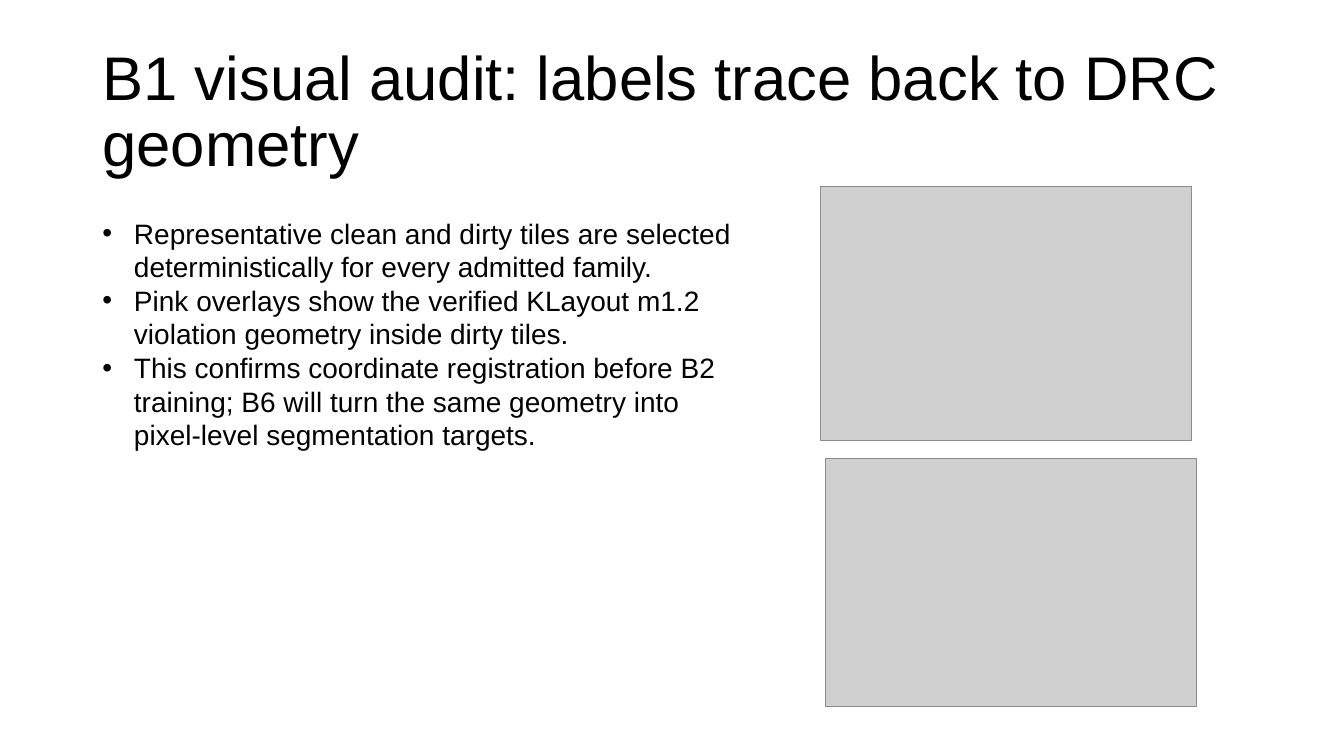
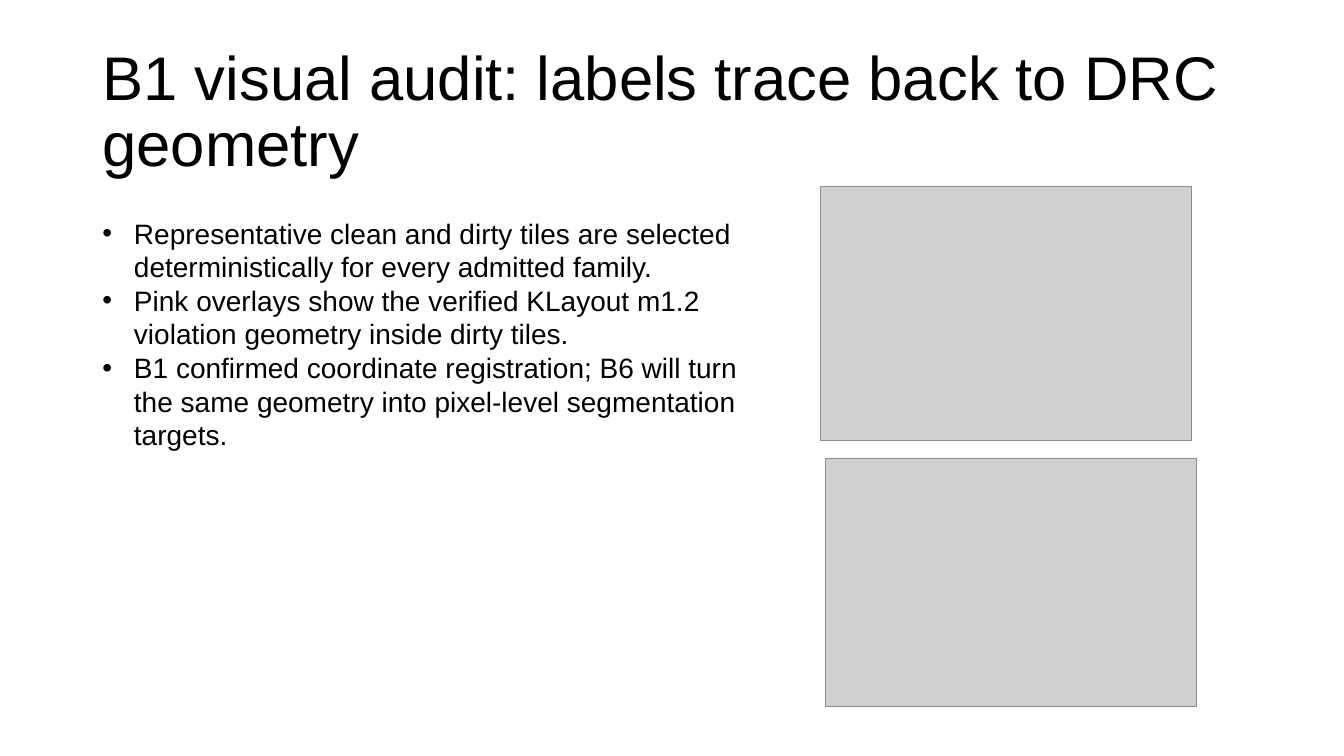
Before and after one commit to nocleo/ADVLSI2_Project_updated, a slide deck: slide 18 of presentation/ADVLSI2_DRC_CNN_Project_Progress.pptx. Drawn at 1344x756 pixels with LibreOffice and Linux fonts; fonts in the diff are those of the drawing; grey boxes stand for pictures. Boxes give left, top, right and bottom in pixels: in the first picture for what was removed or moved away, otherwise in the second. Text is boxed around its words. In the diff, an @@ line names an element or a change of style, - is before the commit and + after.

```diff
--- a/presentation/ADVLSI2_DRC_CNN_Project_Progress.pptx
+++ b/presentation/ADVLSI2_DRC_CNN_Project_Progress.pptx
@@ text at (134, 357, 736, 450): text changed @@
-• This confirms coordinate registration before B2 training; B6 will turn the same geometry into pixel-level segmentation targets.
+• B1 confirmed coordinate registration; B6 will turn the same geometry into pixel-level segmentation targets.
```
Also in this commit, not shown: 8 other slides changed, 2 slides added, 11 other files.
